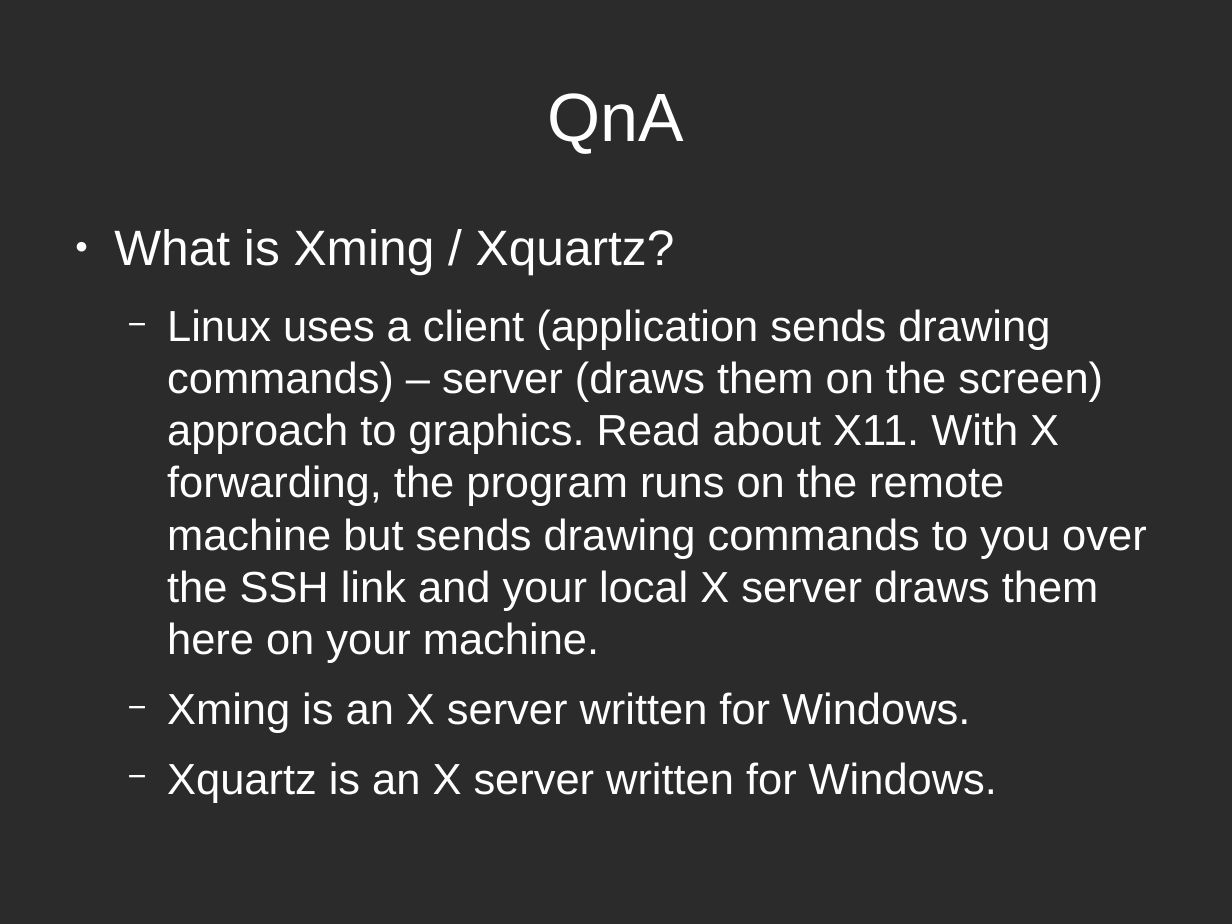
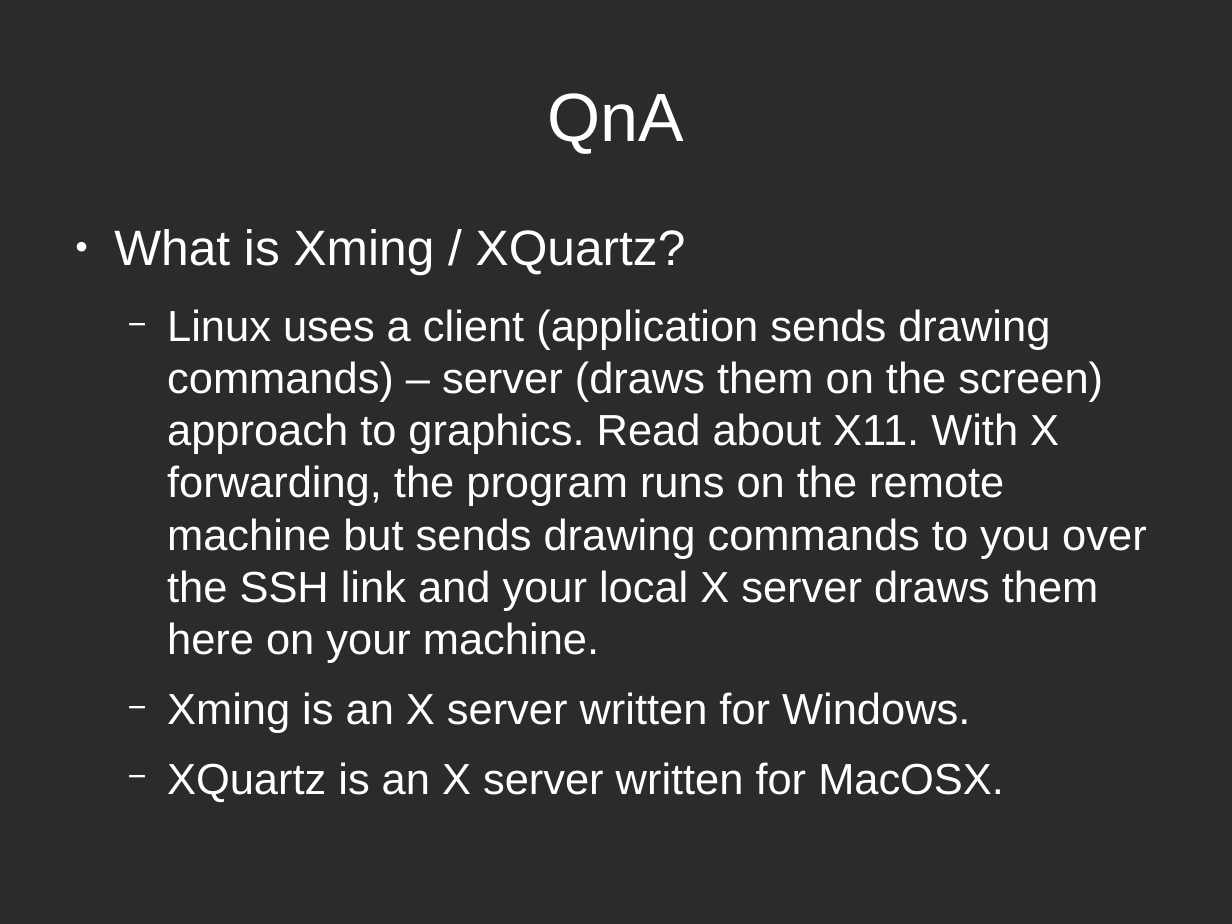
Before and after one commit to LUGatUTA/Presentations-Public, a slide deck: slide 23 of omega_server/uta_omega.odp. Drawn at 1232x924 pixels with LibreOffice and Linux fonts; fonts in the diff are those of the drawing; background and template pictures are left out; a plain dark background stands for a picture behind light text. Boxes give left, top, right and bottom in pixels: in the first picture for what was removed or moved away, otherwise in the second. Text is boxed around its words. In the diff, an @@ line names an element or a change of style, - is before the commit and + after.

```diff
--- a/omega_server/uta_omega.odp
+++ b/omega_server/uta_omega.odp
@@ text at box(114, 229, 686, 275): text changed @@
-● What is Xming / Xquartz?
+● What is Xming / XQuartz?
@@ text at box(167, 762, 1004, 803): text changed @@
-  − Xquartz is an X server written for Windows.
+  − XQuartz is an X server written for MacOSX.
```
Also in this commit, not shown: 6 other slides changed, 1 slide added, 1 other file.
